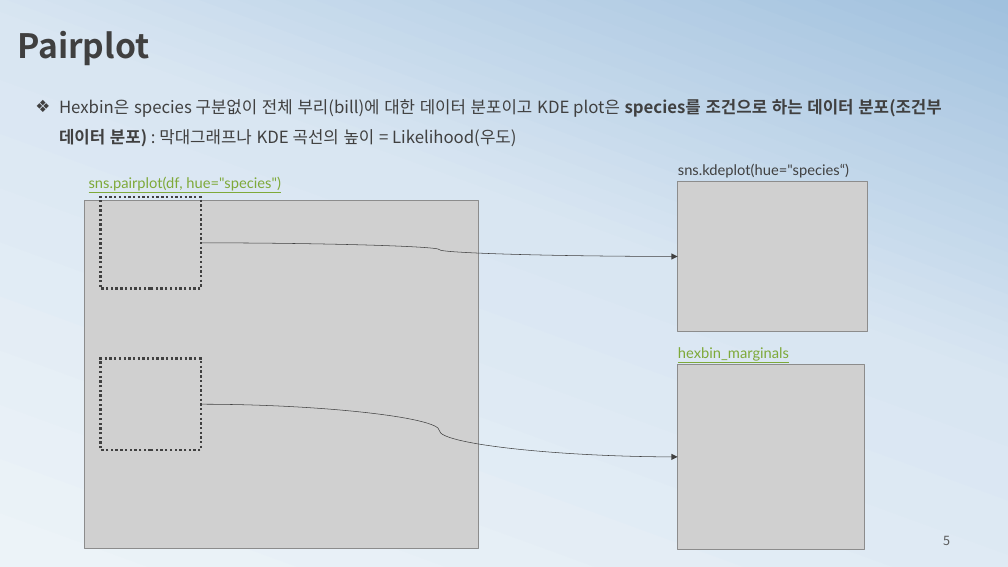
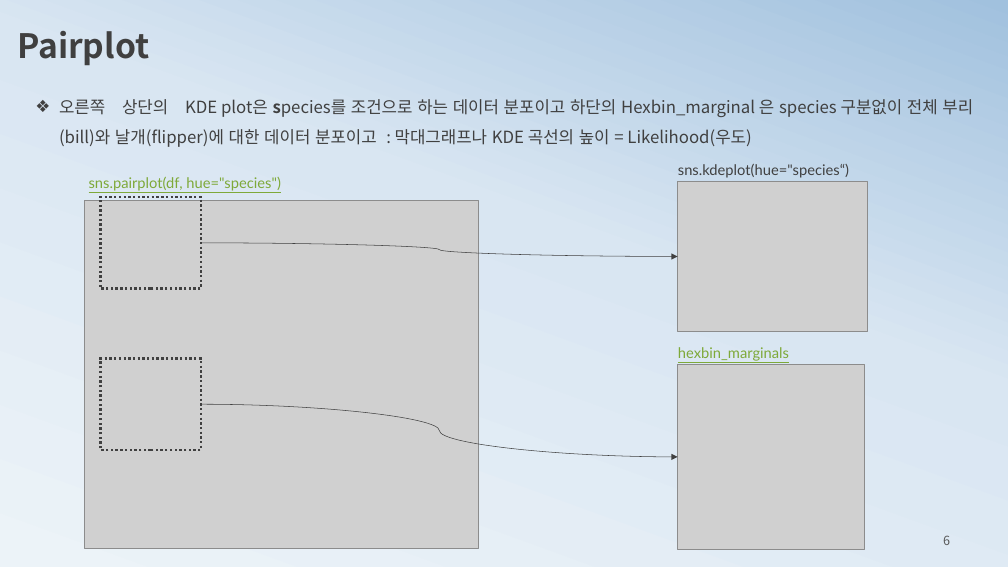
Before and after one commit to ancestor9/mathematics-for-machine-learning, a slide deck: slide 6 of 2_histogram2probability.pptx (slide 5 before the commit). Drawn at 1008x567 pixels with LibreOffice and Linux fonts; fonts in the diff are those of the drawing; grey boxes stand for pictures. Boxes give left, top, right and bottom in pixels: in the first picture for what was removed or moved away, otherwise in the second. Text is boxed around its words. In the diff, an @@ line names an element or a change of style, - is before the commit and + after.

```diff
--- a/2_histogram2probability.pptx
+++ b/2_histogram2probability.pptx
@@ text at (59, 99, 973, 147): text changed @@
-❖ Hexbin은 species 구분없이 전체 부리(bill)에 대한 데이터 분포이고 KDE plot은 species를 조건으로 하는 데이터 분포(조건부 데이터 분포) : 막대그래프나 KDE 곡선의 높이 = Likelihood(우도)
+❖ 오른쪽 상단의 KDE plot은 species를 조건으로 하는 데이터 분포이고 하단의 Hexbin_marginal 은 species 구분없이 전체 부리(bill)와 날개(flipper)에 대한 데이터 분포이고 : 막대그래프나 KDE 곡선의 높이 = Likelihood(우도)
@@ page number at (943, 535, 950, 545): text changed @@
-5
+6
```
Also in this commit, not shown: 4 other slides changed, 5 slides added, 2 slides removed.
